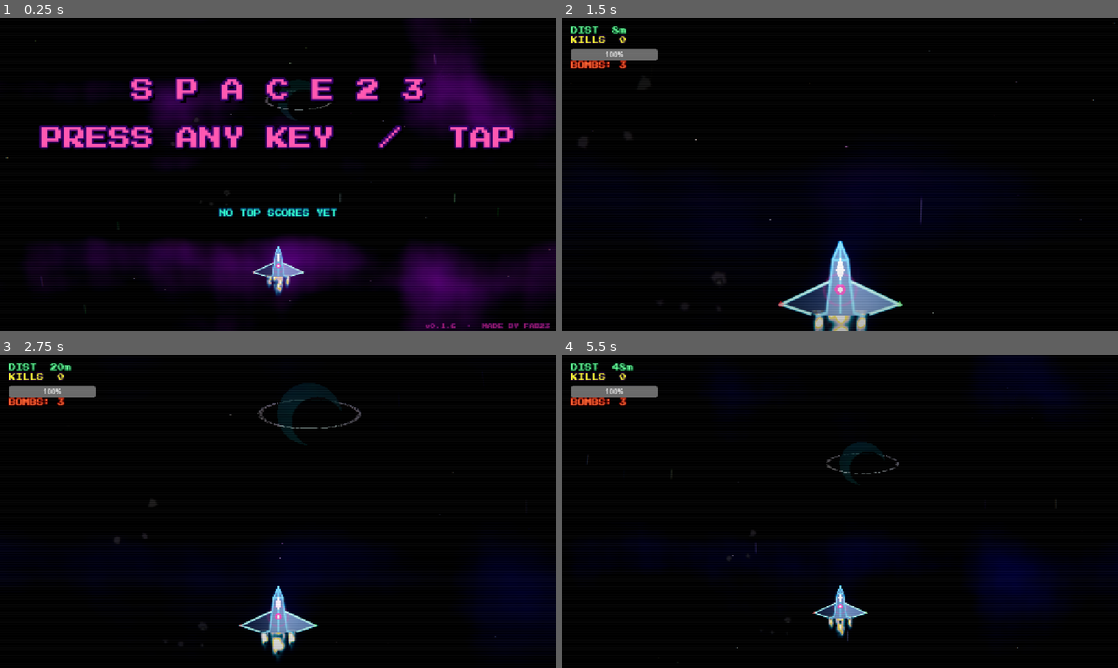
Above: before the commit, frames 1-4 (two rows, left to right).
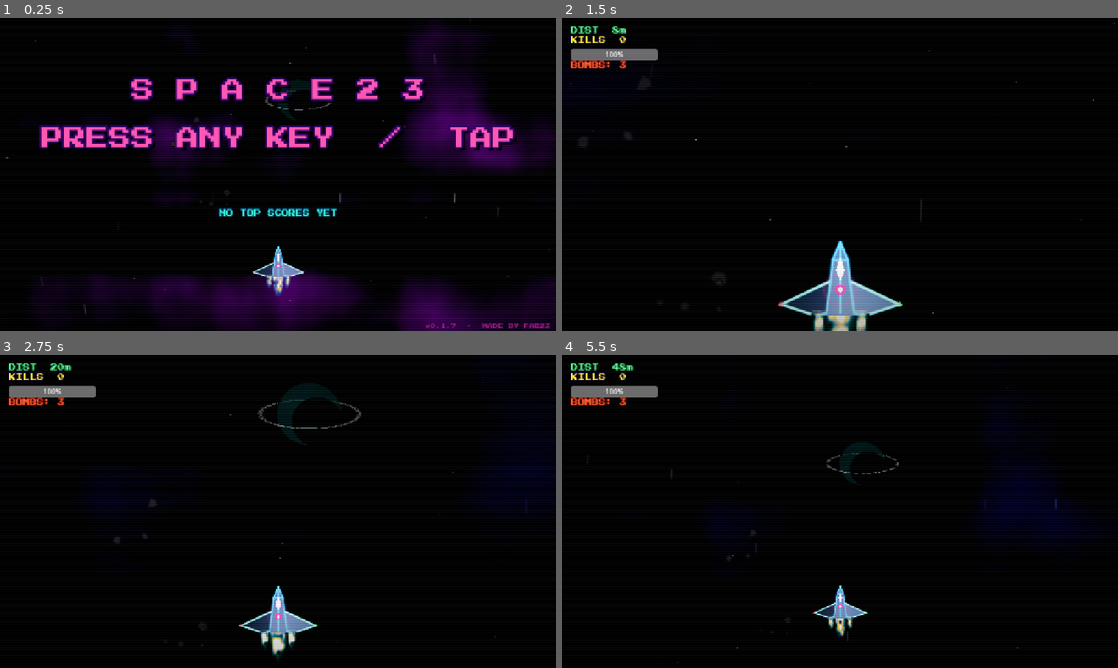
Above: after the commit, the same moments.

Repository: fabriziosalmi/space23
Game: Godot game, scene res://Main.tscn
Two runs of this game, one before a commit and one after it. Both use one fixed random seed, a clock stepped at 60 frames per second and the inputs below. Sound files missing from this copy of the repository are replaced by a short silence.
Inputs (mouse positions are in pixels of both pictures, inside the frame that each line leads up to):
- Up to frame 1 (0.25 s): no input
- Up to frame 2 (1.5 s): tap Enter (ui_accept) at 0.5, 0.77 s; move the mouse to (962, 158) at 0.52 s; hold D (move_right) 0.53-1.28 s; tap X (bomb) at 0.6 s; click (962, 158) at 0.67 s; move the mouse to (728, 190) at 1.27 s; hold S (move_down) from 1.28 s (still down); tap Shift (dash) at 1.35 s
- Up to frame 3 (2.75 s): tap Enter (ui_accept) at 1.52 s; move the mouse to (333, 442) at 2.02 s; release S (move_down) at 2.03 s; hold D (move_right) from 2.03 s (still down); hold Space (fire) from 2.03 s (still down)
- Up to frame 4 (5.5 s): move the mouse to (812, 574) at 2.77 s; release D (move_right) at 2.78 s; release Space (fire) at 2.78 s; hold W (move_up) 2.78-3.53 s; tap P at 2.85 s; click (812, 574) at 2.92 s; tap Enter (ui_accept) at 3.02, 3.77, 4.52 s; move the mouse to (1006, 558) at 3.52 s; hold A (move_left) 3.53-5.03 s; tap X (bomb) at 3.6 s; move the mouse to (673, 464) at 4.27 s; tap Shift (dash) at 4.35 s; move the mouse to (867, 511) at 5.02 s; hold S (move_down) from 5.03 s (still down); hold Space (fire) from 5.03 s (still down); click (867, 511) at 5.17 s

The runs differ from the first frame. In frame 1, 20% of the frame differs, in the area x 5-100%, y 11-100%; in frame 2, 2.2%; in frame 3, 2.7%; in frame 4, 4.0%.

Commit message:
fix(bg): invert cloud scroll direction + bg_v2.md plan
v0.1.7. Chiude la work-line "ship moves forward":

Cloud direction:
  v0.1.6 aveva fixato starfield e speed streaks, ma le 3 octave FBM dei
  cloud (n1/n2/n3) restavano sul vecchio scroll UP. Tecnicamente meno
  evidente (clouds amorfi), ma incoerente con planets/comets/landmarks
  che vanno DOWN. Invertito uv.y base + y-component dei time offsets
  espliciti per preservare la differential drift tra layer.

bg_v2.md:
  Proposta architetturale per una vertical universe strip "chunked"
  e curata. Inventario stato attuale, 3 opzioni (estendi spawner ad-hoc /
  chunk hand-authored .tres / generator per chunks), recommended path
  fasato (BackgroundDirector + ChunkProvider interface, primo chunk =
  legacy_random_drift per validare pipeline, poi 6 chunk a tema),
  asset specs (PNG sizes per kind, sorgenti CC0 NASA/Hubble/JWST, folder
  bg/library + bg/chunks). English professional, no slop.

Diff:
--- a/shaders/nebula.gdshader
+++ b/shaders/nebula.gdshader
@@ -92,14 +92,21 @@
 
 void fragment() {
 	vec2 uv = UV;
-	uv.y += scroll_time * 0.05;
+	// Direzione: `-= scroll_time` shifta il sample DOWN ⇒ pattern visibile
+	// si muove DOWN (illusione "ship moves forward"). Stessa correzione
+	// applicata anche a starfield/streak. Le explicit y-offsets nelle
+	// fbm() sotto sono state flippate per mantenere la differential drift
+	// inter-octave senza riportare le nuvole nella vecchia direzione UP.
+	uv.y -= scroll_time * 0.05;
 
-	// Two main cloud octaves (bass-driven)
-	float n1 = fbm(uv * 3.0 + vec2(scroll_time * 0.02, scroll_time * 0.05));
-	float n2 = fbm(uv * 6.0 - vec2(scroll_time * 0.01, scroll_time * 0.03));
+	// Two main cloud octaves (bass-driven). Y-component delle additional
+	// time-offsets invertita rispetto alla vecchia versione: n1 add `-0.05`,
+	// n2 add `+0.03`, n3 add `+0.04` (era +0.05/-0.03/-0.04).
+	float n1 = fbm(uv * 3.0 + vec2(scroll_time * 0.02, -scroll_time * 0.05));
+	float n2 = fbm(uv * 6.0 + vec2(-scroll_time * 0.01, scroll_time * 0.03));
 
 	// Faster/finer sub-cloud (mid-driven, gives texture even in bass-less sections)
-	float n3 = fbm(uv * 12.0 + vec2(scroll_time * 0.08, -scroll_time * 0.04));
+	float n3 = fbm(uv * 12.0 + vec2(scroll_time * 0.08, scroll_time * 0.04));
 
 	vec3 color = c_bg;
 	color = mix(color, c_neb1, smoothstep(0.1, 0.8, n1));
Not shown, changed: version.txt
Not shown, changed: CHANGELOG.md
Not shown, added: bg_v2.md
